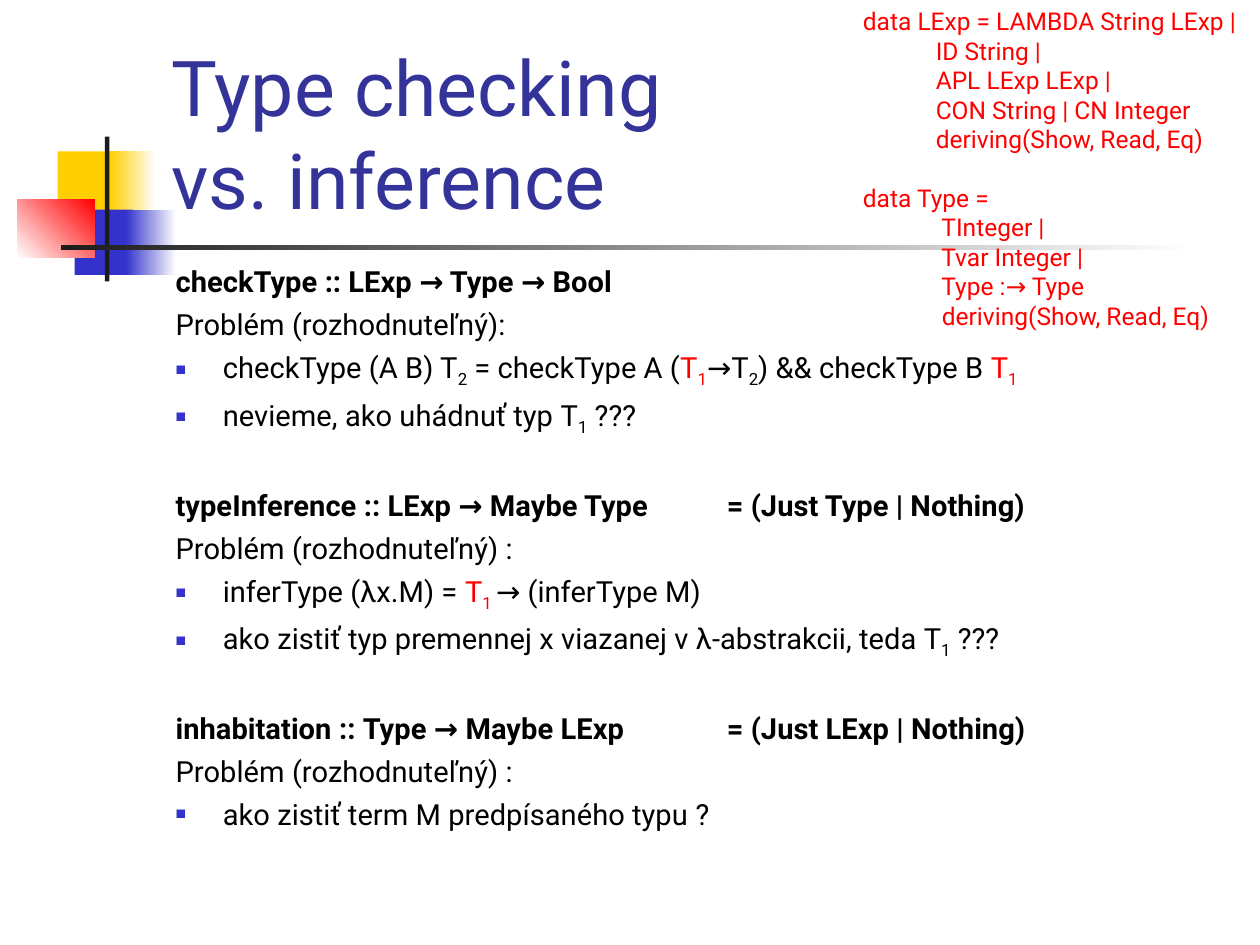
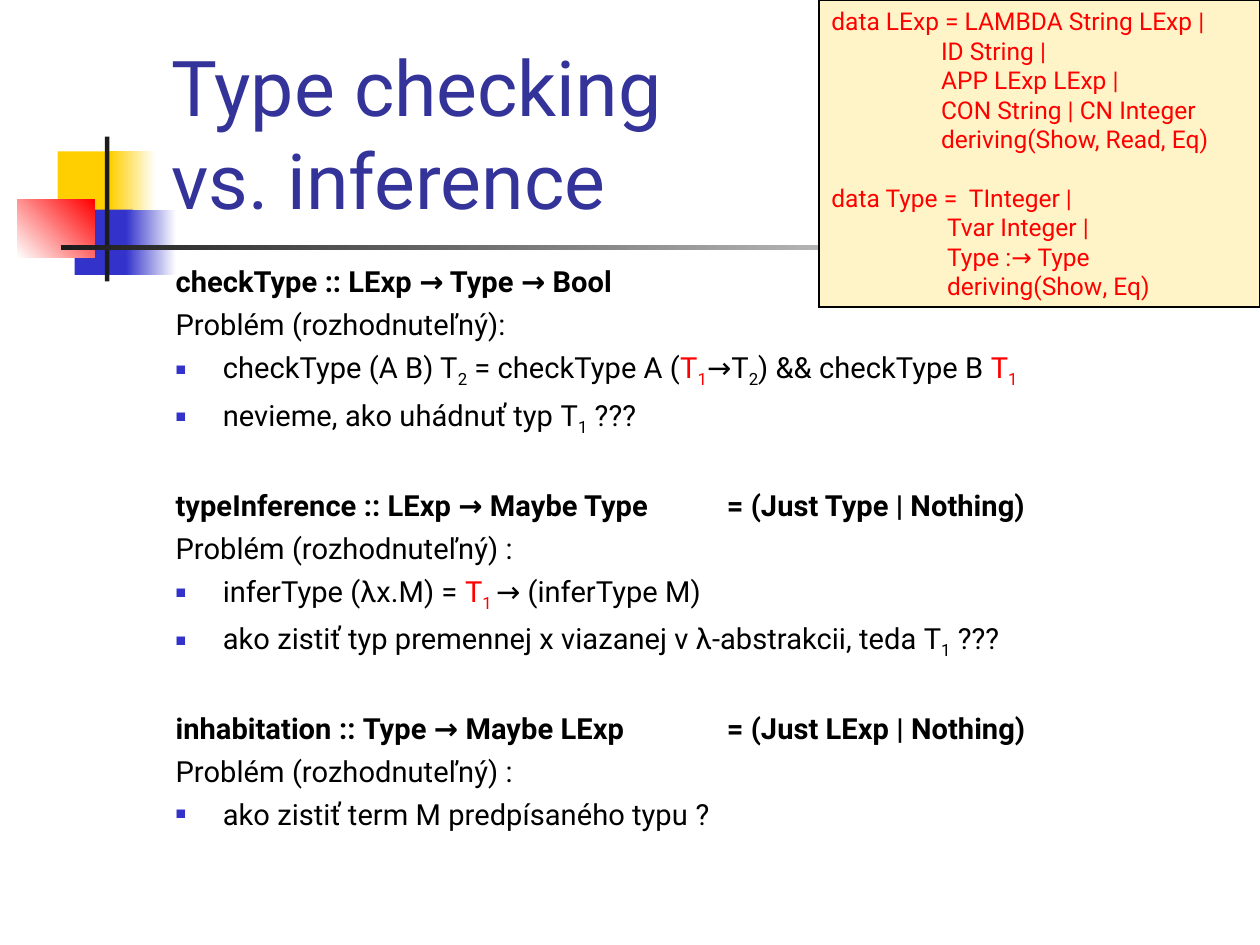
Before and after one commit to Funkcionalne/Prednasky, a slide deck: slide 12 of 08/08_fpro.ppt (slide 13 before the commit). Drawn at 1260x945 pixels with LibreOffice and Linux fonts; fonts in the diff are those of the drawing. Boxes give left, top, right and bottom in pixels: in the first picture for what was removed or moved away, otherwise in the second. Text is boxed around its words. In the diff, an @@ line names an element or a change of style, - is before the commit and + after.

```diff
--- a/08/08_fpro.ppt
+++ b/08/08_fpro.ppt
@@ rectangle "data LExp = LAMBDA String ...": place and size @@
-rectangle "data LExp = LAMBDA String ..." at box(863, 11, 1224, 330)
+rectangle "data LExp = LAMBDA String ..." at box(819, 0, 1260, 307)
@@ rectangle "data LExp = LAMBDA String ..." at box(819, 0, 1260, 307): fill none to #FFF4C8; outline none to #000000 0.74 pt @@
@@ text in rectangle at box(941, 71, 1106, 94): text changed @@
-APL LExp LExp |
+APP LExp LExp |
@@ text in rectangle at box(831, 188, 1060, 213): text changed @@
-data Type =
-TInteger |
+data Type = TInteger |
@@ text in rectangle at box(947, 275, 1149, 301): text changed @@
-deriving(Show, Read, Eq)
+deriving(Show, Eq)
```
Also in this commit, not shown: 21 other slides changed, 1 slide added, 1 slide removed, 3 other files.
